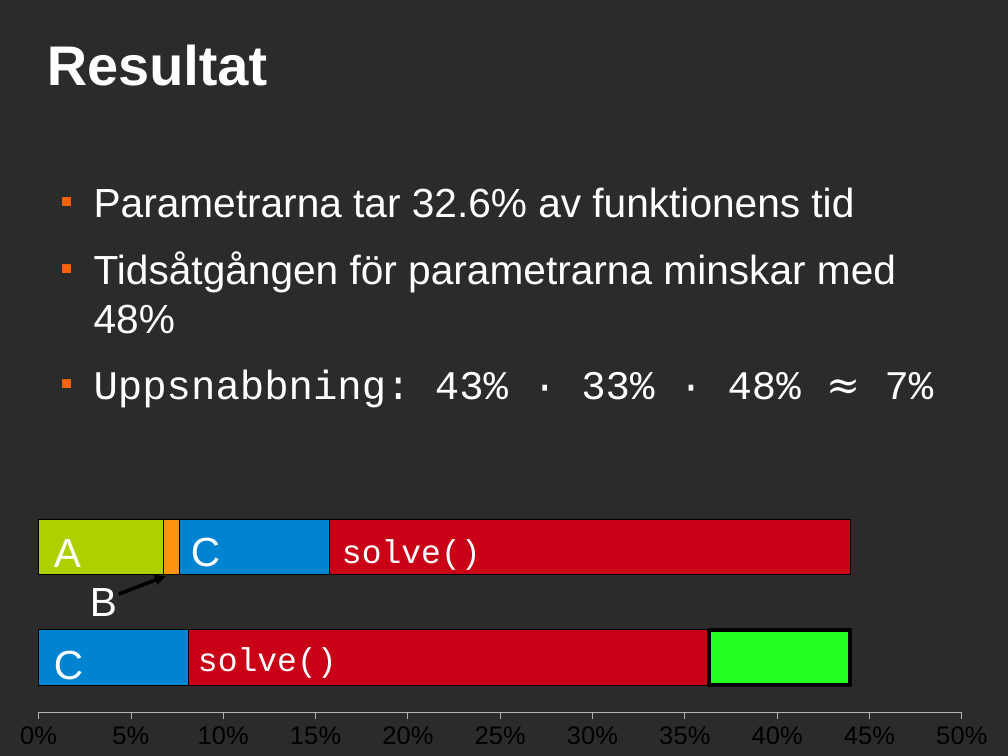
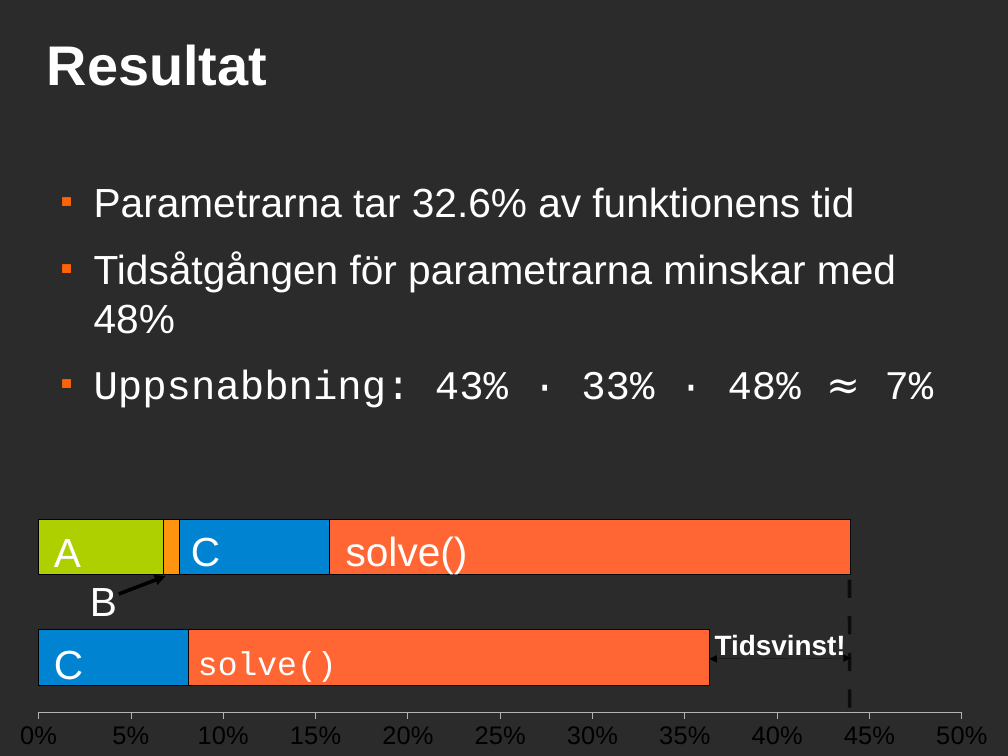
Before and after one commit to saifthe1/openfoam-openmp, a slide deck: slide 16 of presentation/pres.odp. Drawn at 1008x756 pixels with LibreOffice and Linux fonts; fonts in the diff are those of the drawing; background and template pictures are left out; a plain dark background stands for a picture behind light text. Boxes give left, top, right and bottom in pixels: in the first picture for what was removed or moved away, otherwise in the second. Text is boxed around its words. In the diff, an @@ line names an element or a change of style, - is before the commit and + after.

```diff
--- a/presentation/pres.odp
+++ b/presentation/pres.odp
@@ bar stacked 100% chart at [0,486,1008,756] @@
@@ colour of Series 4 #C90016 to #FF6633 @@
@@ colour of Series 5 #23FF23 to none @@
@@ text "solve()" at [346,536,468,574]: size 26 to 32 pt, font Courier New to Arial @@
@@ line added from (850, 580) to (850, 720), #000000 2.83 pt @@
@@ text "solve()": place and size @@
-text "solve()" at [198,647,337,678]
+text "solve()" at [198,651,337,682]
@@ double arrow added from (710, 659) to (852, 659), #000000 0 pt @@
@@ text added at [715,634,846,660], 22 pt, text #FFFFFF, bold @@
+Tidsvinst!
```
Also in this commit, not shown: 1 other slide changed.
